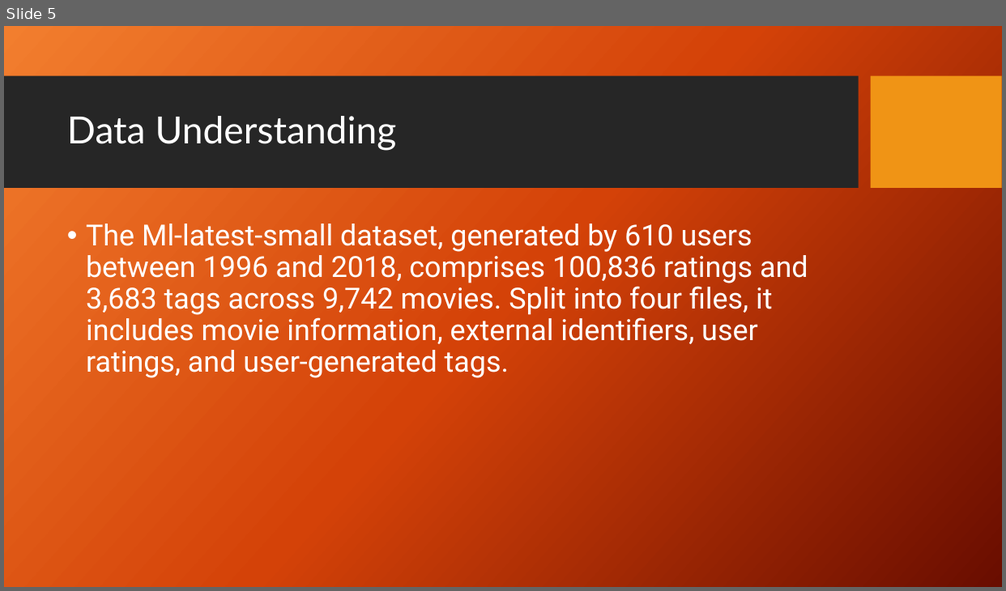
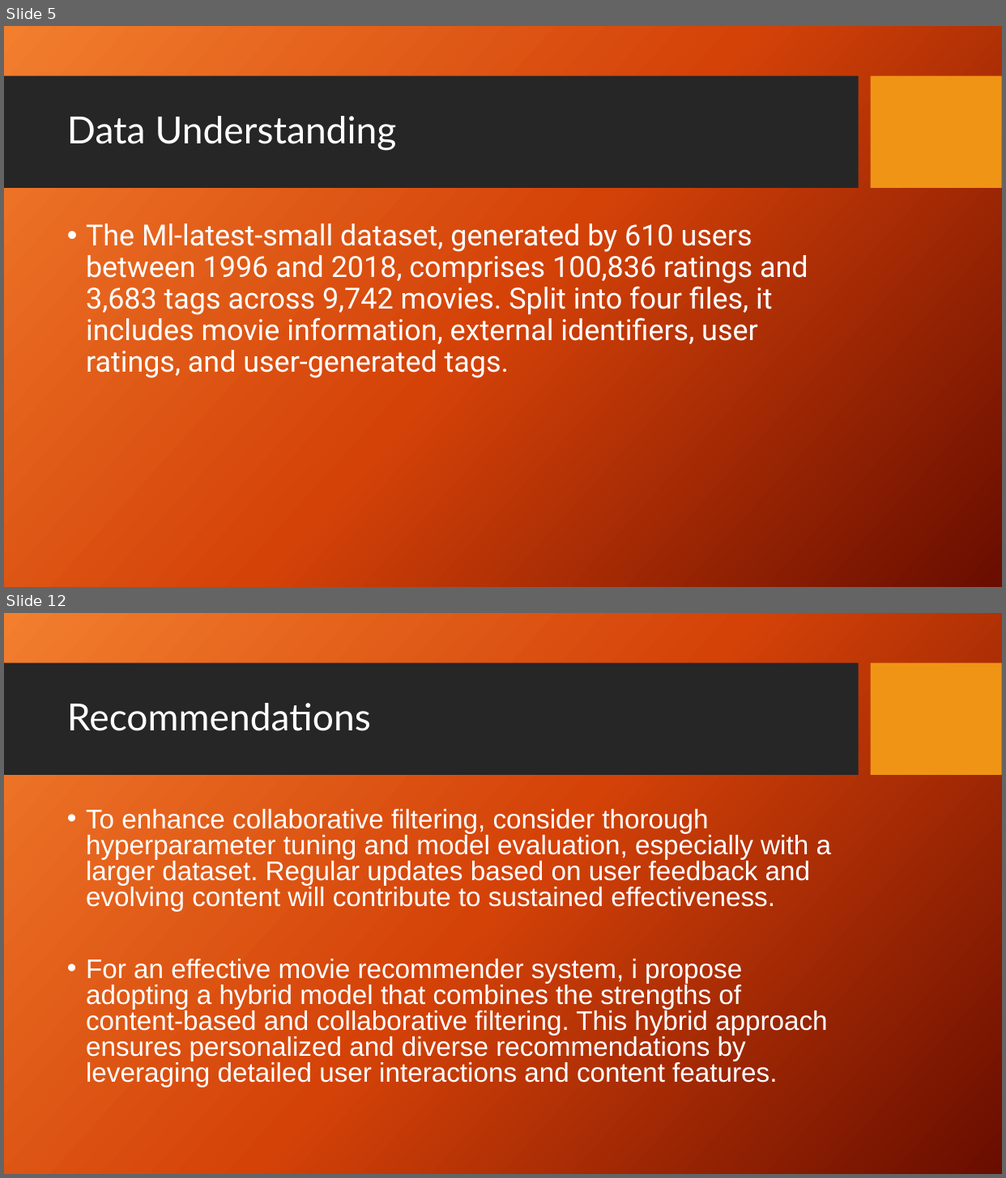
Before and after one commit to djdrjeff/Phase_4_Project, a slide deck: Presentation1.pptx. Shown one above the other, each under a label of ours: slide 5 before the commit, slides 5 and 12 after it; the slides between them are not shown. The pictures are 1006x591 and 1006x1178 pixels, drawn with LibreOffice and Linux fonts; fonts in the diff are those of the drawing; background and template pictures are left out. Boxes give left, top, right and bottom in pixels: in the first picture for what was removed or moved away, otherwise in the second. Text is boxed around its words. In the diff, an @@ line names an element or a change of style, - is before the commit and + after.

```diff
--- a/Presentation1.pptx
+++ b/Presentation1.pptx
@@ slide 12 added at (4,613,1002,1174), background picture (left out); not listed: 2 template elements that a slide beside it also shows @@
@@ title added at (67,703,371,731), 36 pt, text #FFFFFF @@
+Recommendations
@@ text added at (86,809,831,1087), 25.9 pt, text #FFFFFF @@
+• To enhance collaborative filtering, consider thorough hyperparameter tuning and model evaluation, especially with a larger dataset. Regular updates based on user feedback and evolving content will contribute to sustained effectiveness.
+• For an effective movie recommender system, i propose adopting a hybrid model that combines the strengths of content-based and collaborative filtering. This hybrid approach ensures personalized and diverse recommendations by leveraging detailed user interactions and content features.
```
Also in this commit, not shown: 2 slides changed, 7 other slides added.
